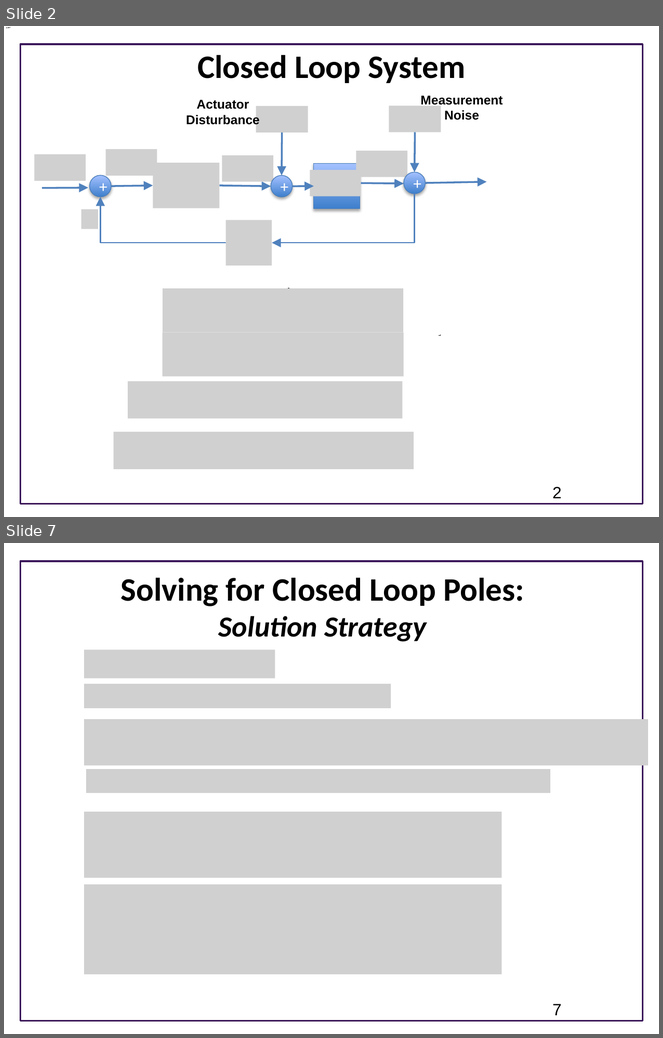
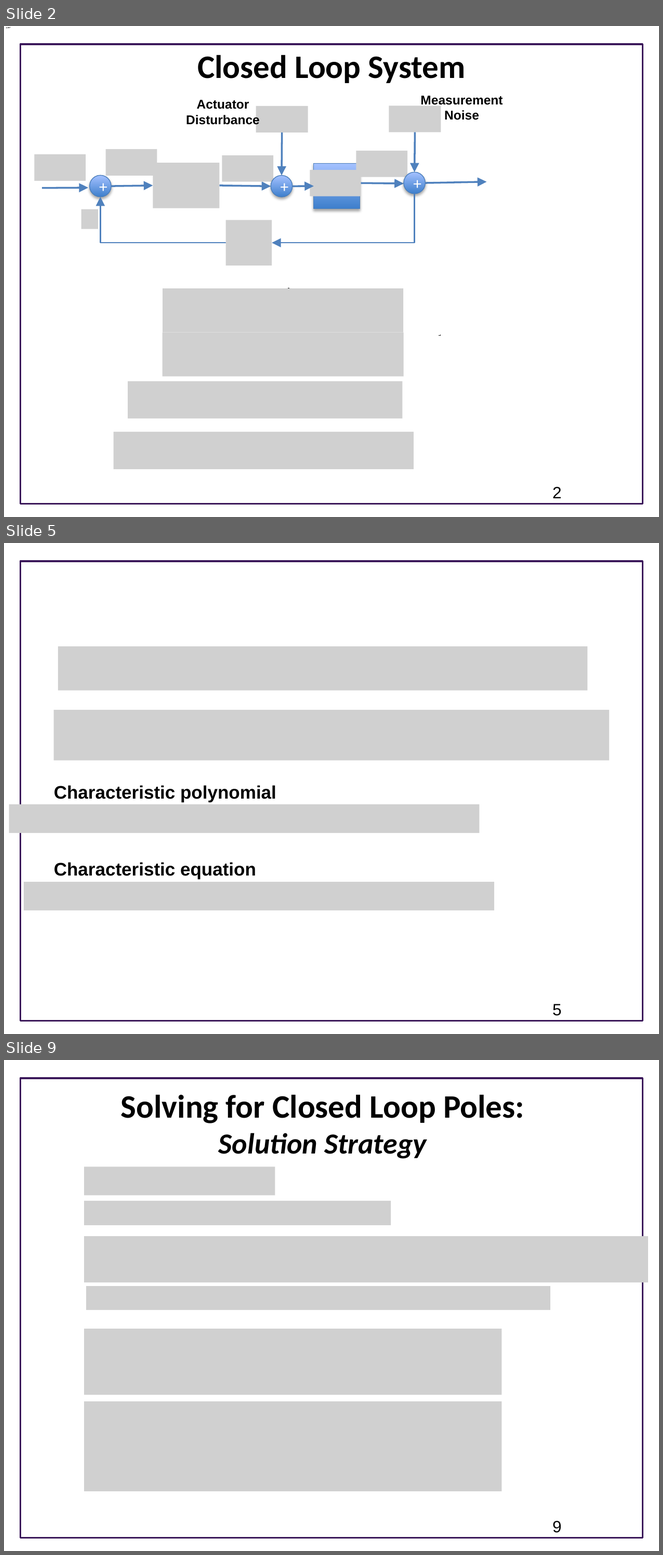
Before and after one commit to joseph-hellerstein/advanced-controls-lectures, a slide deck: Lecture_22-Designing-Closed-Loop-Systems/Designing-Proportional-Controllers.pptx. Shown one above the other, each under a label of ours: slides 2 and 7 before the commit, slides 2, 5 and 9 after it; the slides between them are not shown. The pictures are 663x1038 and 663x1555 pixels, drawn with LibreOffice and Linux fonts; fonts in the diff are those of the drawing; grey boxes stand for pictures; background and template pictures are left out. Boxes give left, top, right and bottom in pixels: in the first picture for what was removed or moved away, otherwise in the second. Text is boxed around its words. In the diff, an @@ line names an element or a change of style, - is before the commit and + after.

```diff
--- a/Lecture_22-Designing-Closed-Loop-Systems/Designing-Proportional-Controllers.pptx
+++ b/Lecture_22-Designing-Closed-Loop-Systems/Designing-Proportional-Controllers.pptx
@@ slide 5 added at (x1=4, y1=543, x2=659, y2=1034), background #FFFFFF; not listed: 1 template element that a slide beside it also shows @@
@@ picture added at (x1=59, y1=646, x2=588, y2=691) @@
@@ picture added at (x1=54, y1=710, x2=609, y2=760) @@
@@ text added at (x1=54, y1=785, x2=276, y2=802), 20 pt, text #000000, bold @@
+Characteristic polynomial
@@ picture added at (x1=9, y1=805, x2=480, y2=833) @@
@@ text added at (x1=54, y1=862, x2=256, y2=879), 20 pt, text #000000, bold @@
+Characteristic equation
@@ picture added at (x1=24, y1=883, x2=494, y2=911) @@
@@ page number added at (x1=553, y1=1004, x2=562, y2=1016), 18 pt, text #000000 @@
+5
@@ what was slide 7 is now slide 9 @@
@@ page number at (x1=553, y1=1521, x2=562, y2=1533): text changed @@
-7
+9
```
Also in this commit, not shown: 4 slides changed, 5 other slides added, 2 slides removed.
